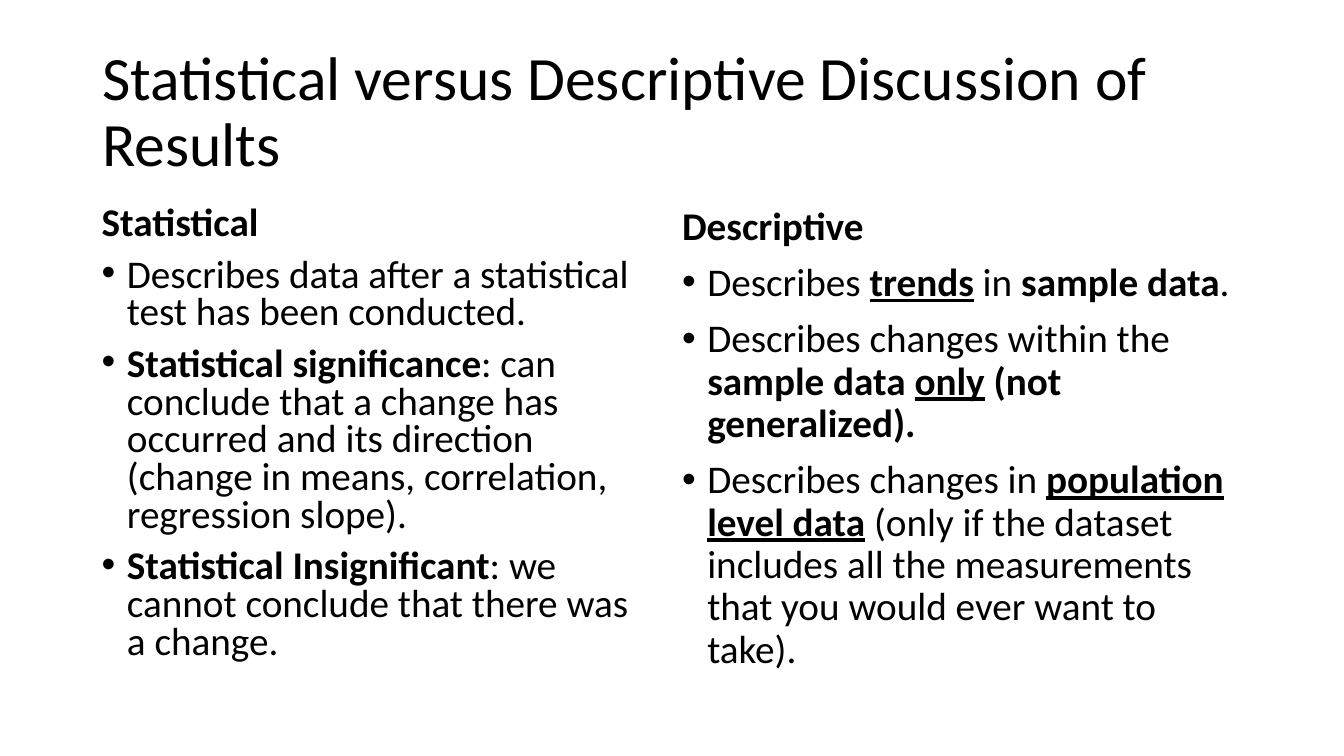
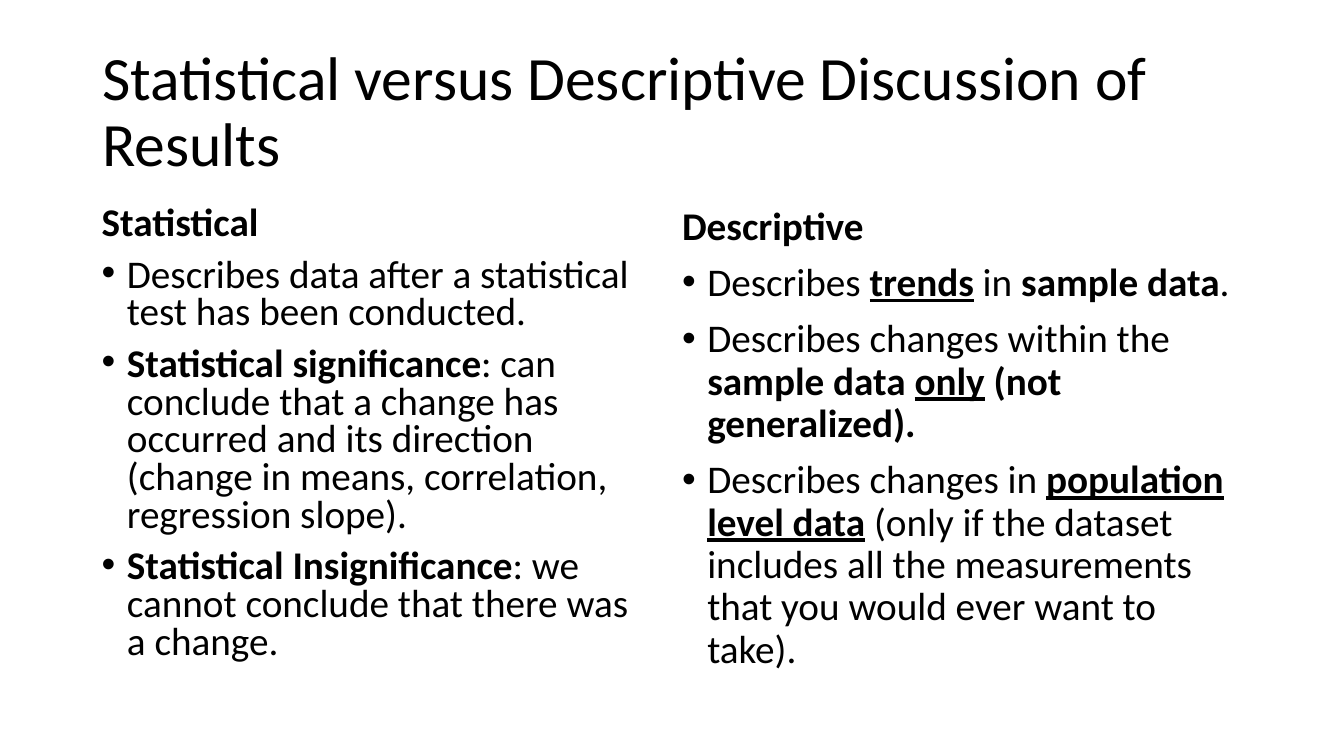
Before and after one commit to UVADS/DS-2003, a slide deck: slide 2 of 15 Heatmaps & Animations/class29_alt/Statistical versus Descriptive Wording.pptx. Drawn at 1344x756 pixels with LibreOffice and Linux fonts; fonts in the diff are those of the drawing. Boxes give left, top, right and bottom in pixels: in the first picture for what was removed or moved away, otherwise in the second. Text is boxed around its words. In the diff, an @@ line names an element or a change of style, - is before the commit and + after.

```diff
--- a/15 Heatmaps & Animations/class29_alt/Statistical versus Descriptive Wording.pptx
+++ b/15 Heatmaps & Animations/class29_alt/Statistical versus Descriptive Wording.pptx
@@ text at <box>127,551,629,662</box>: text changed @@
-• Statistical Insignificant: we cannot conclude that there was a change.
+• Statistical Insignificance: we cannot conclude that there was a change.
```
